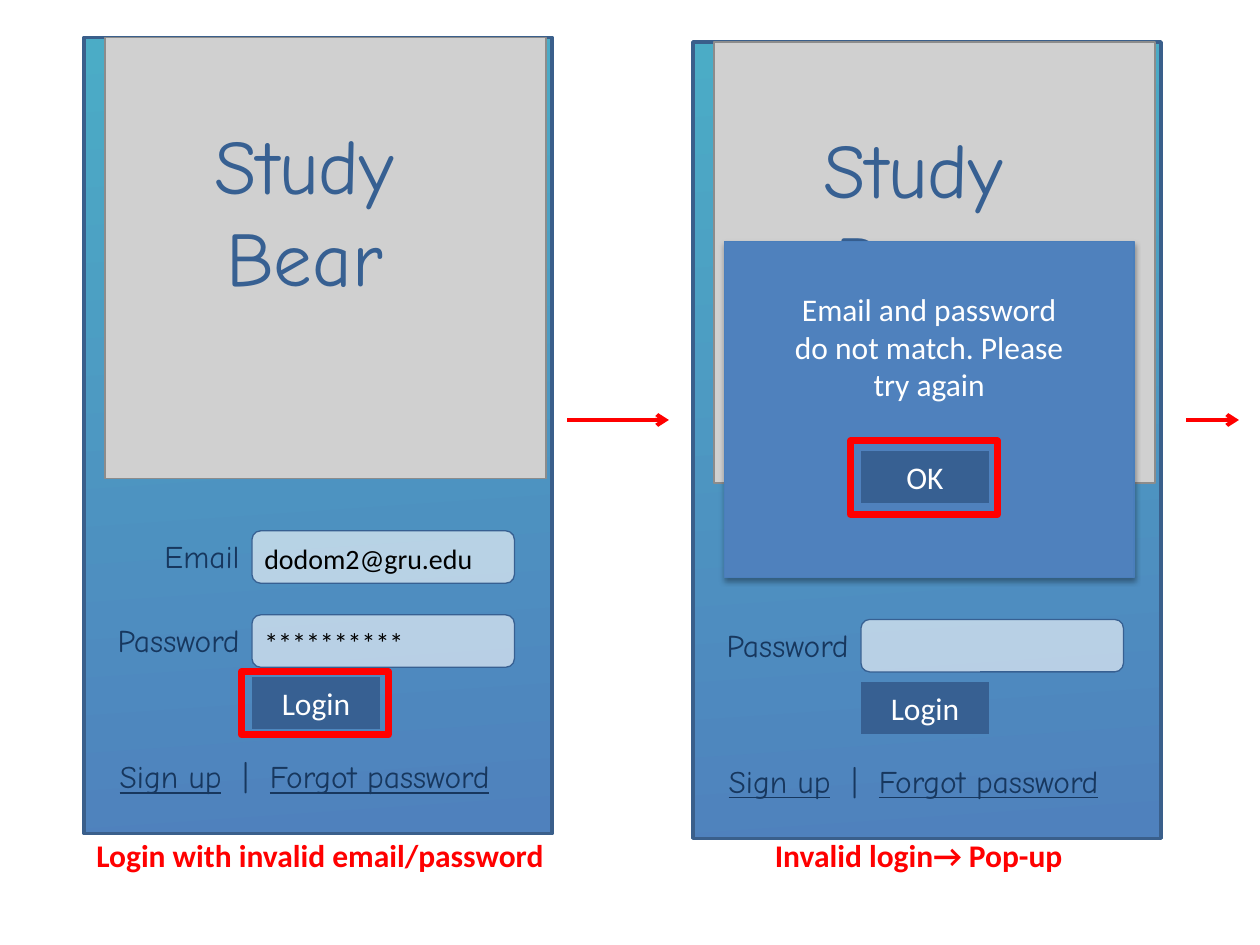
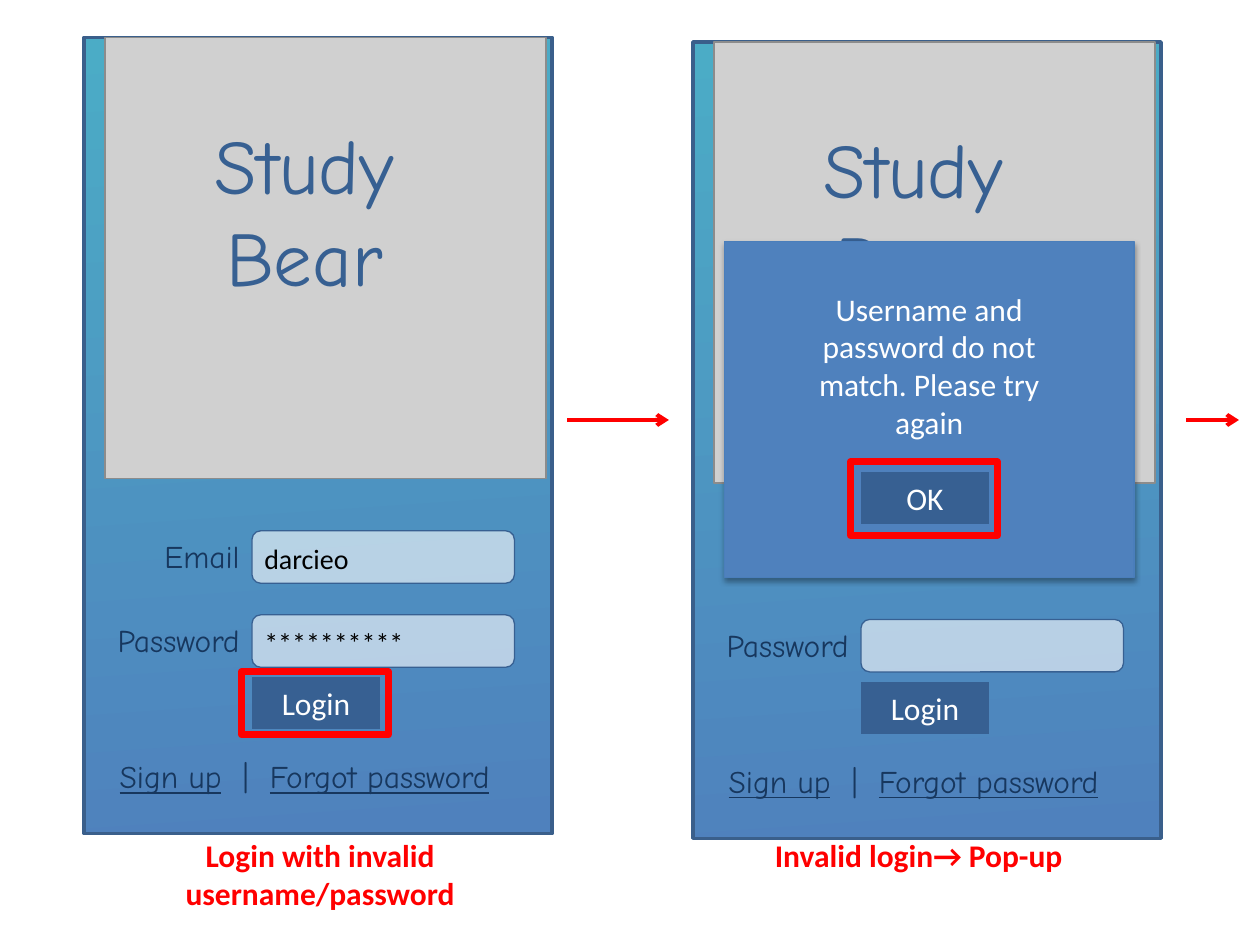
Before and after one commit to Cjreynol-zz/Study-Bear, a slide deck: slide 6 of docs/mock-ups/Mock-ups.pptx. Drawn at 1260x945 pixels with LibreOffice and Linux fonts; fonts in the diff are those of the drawing; grey boxes stand for pictures. Boxes give left, top, right and bottom in pixels: in the first picture for what was removed or moved away, otherwise in the second. Text is boxed around its words. In the diff, an @@ line names an element or a change of style, - is before the commit and + after.

```diff
--- a/docs/mock-ups/Mock-ups.pptx
+++ b/docs/mock-ups/Mock-ups.pptx
@@ text at [819,299,1039,440]: text changed @@
-Email and password do not match. Please try again
+Username and password do not match. Please try again
@@ rectangle: place and size @@
-rectangle at [850,441,998,514]
+rectangle at [850,462,998,536]
@@ rectangle "OK": place and size @@
-rectangle "OK" at [861,451,989,501]
+rectangle "OK" at [861,472,989,523]
@@ text at [264,549,348,569]: text changed @@
-dodom2@gru.edu
+darcieo
@@ text at [186,845,455,910]: text changed @@
-Login with invalid email/password
+Login with invalid username/password
```
Also in this commit, not shown: 11 other slides changed.
